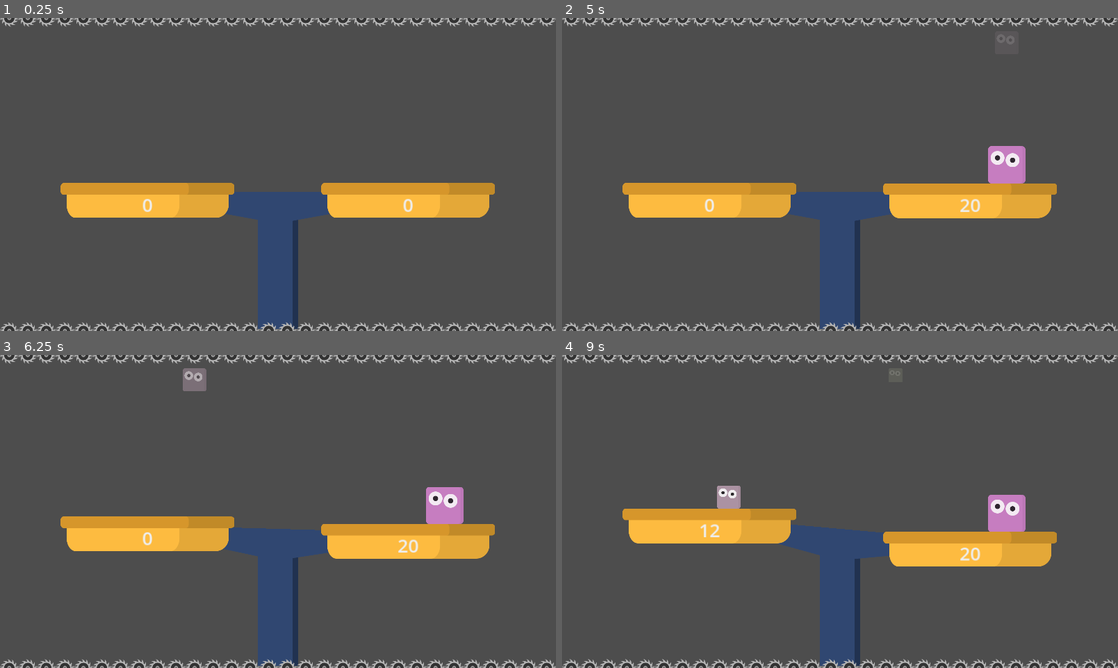
Above: before the commit, frames 1-4 (two rows, left to right).
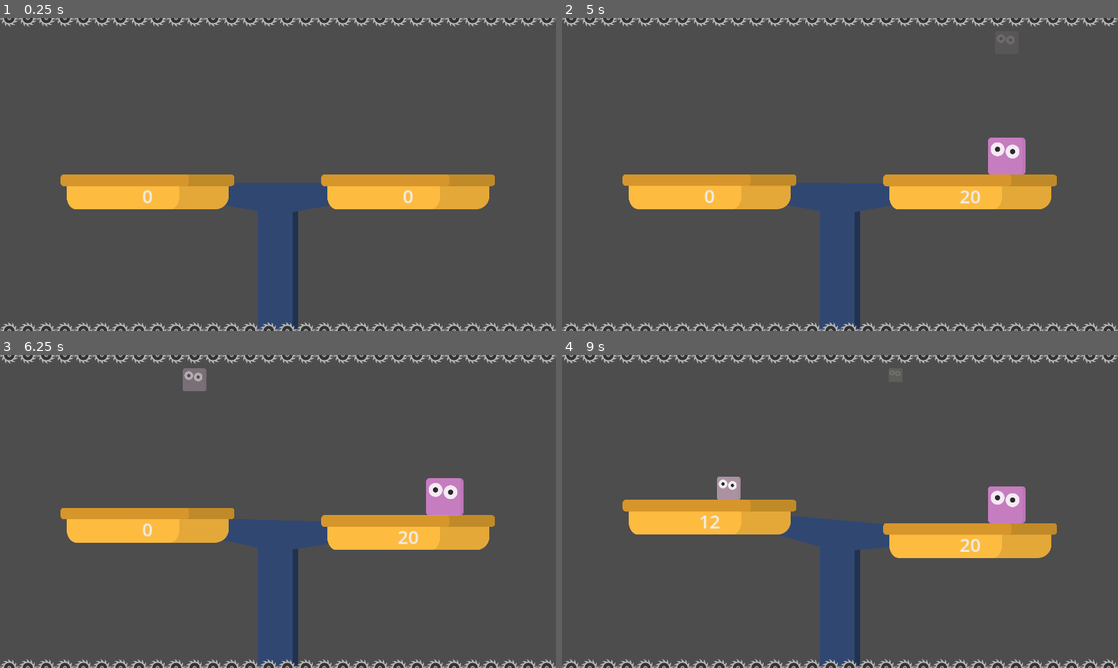
Above: after the commit, the same moments.

Repository: njamster/gmtk_jam_2024
Game: Godot game, scene res://screens/game.tscn
Same seed, same stepped clock (60 frames per second), same inputs: the game is played once before the commit and once after it.
Inputs (mouse positions are in pixels of both pictures, inside the frame that each line leads up to):
- Up to frame 1 (0.25 s): no input
- Up to frame 2 (5 s): tap Enter at 0.5, 2, 3.5 s; move the mouse to (840, 49) at 0.52 s; tap Space at 1.25, 2.75 s; move the mouse to (728, 190) at 1.27 s; move the mouse to (895, 105) at 2.02 s; move the mouse to (812, 237) at 2.77 s; move the mouse to (1006, 221) at 3.52 s; move the mouse to (1006, 43) at 4.27 s
- Up to frame 3 (6.25 s): move the mouse to (305, 511) at 5.02 s; move the mouse to (194, 433) at 5.77 s
- Up to frame 4 (9 s): move the mouse to (962, 495) at 6.52 s; move the mouse to (728, 527) at 7.27 s; move the mouse to (895, 442) at 8.02 s; move the mouse to (895, 373) at 8.77 s

The runs differ from the first frame. In frame 1, 5.7% of the frame differs, in the area x 10-89%, y 50-65%; in frame 2, 6.4%; in frame 3, 6.4%; in frame 4, 6.6%, in the area x 10-89%, y 38-68%.

Commit message:
Properly center the scale on screen vertically

Diff:
--- a/screens/game.tscn
+++ b/screens/game.tscn
@@ -25,7 +25,7 @@
 [node name="Blocks" type="Node" parent="."]
 
 [node name="Scale" parent="." instance=ExtResource("1_lebfw")]
-position = Vector2(960, 600)
+position = Vector2(960, 570)
 
 [node name="Ceiling" type="ColorRect" parent="."]
 offset_right = 1920.0
